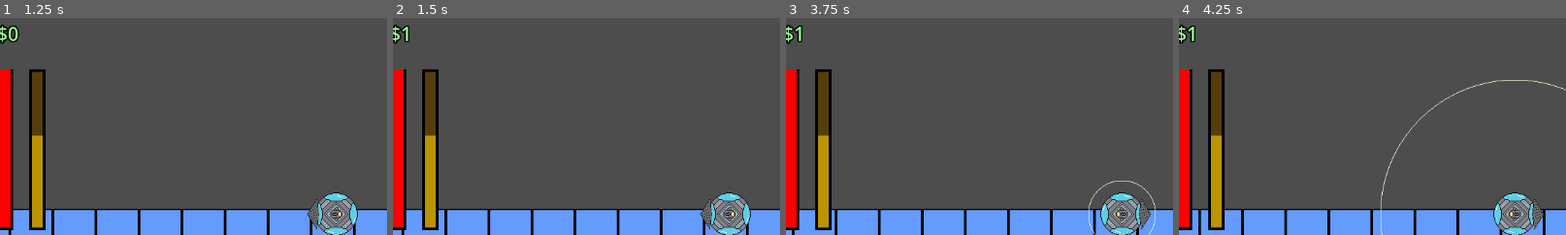
Above: before the commit, frames 1-4 (left to right).
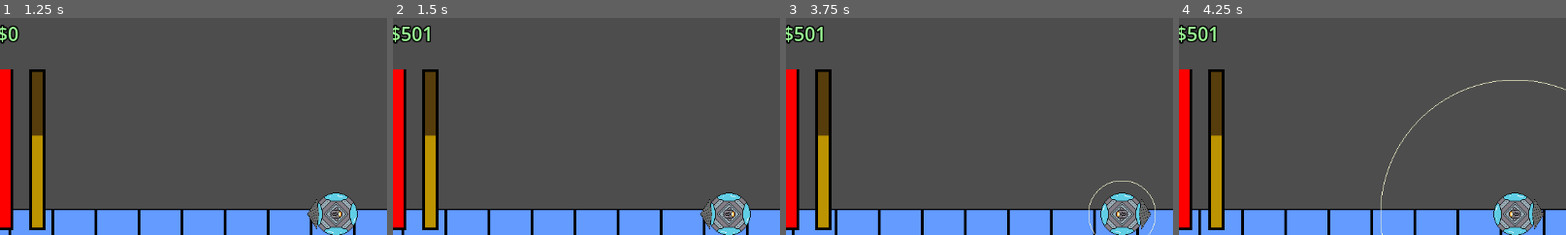
Above: after the commit, the same moments.

Repository: deruitda/ludum-dare-57
Game: Godot game, scene res://scenes/main.tscn
Two runs of this game, one before a commit and one after it. Both use one fixed random seed, a clock stepped at 60 frames per second and the inputs below.
Inputs (mouse positions are % of the whole screen's width and height, from its top left):
- Up to frame 1 (1.25 s): click "Add Material 0" at 0.5 s
- Up to frame 2 (1.5 s): click "+$1" at 1.25 s
- Up to frame 3 (3.75 s): click "Sell Cargo" at 2 s; click (94, 10) at 2.75 s; tap Enter at 3.5 s; hold D (move_right) from 3.53 s (still down); tap R at 3.6 s
- Up to frame 4 (4.25 s): keep holding D (move_right)
The pictures show only the part of the screen within x 7-57%, y 5-55%; the shares and areas given below are measured in that part.

Frame 1 is identical in both runs. In frame 2, 0.5% of the frame differs, in the area x 2-10%, y 3-12%; in frame 3, 0.5%; in frame 4, 0.5%.

Commit message:
functioning store with hull items, but not added to main game yet

Diff:
--- a/global/game_state.gd
+++ b/global/game_state.gd
@@ -1,6 +1,6 @@
 extends Node
 
-@export var money_collected: int = 0
+@export var money_collected: int = 500
 @export var max_cargo_weight: int = 10
 var current_cargo_weight: int = 0
 var current_cargo_value: int = 0
@@ -12,6 +12,7 @@
 	SignalBus.add_money_collected.connect(_on_add_money_collected)
 	SignalBus.add_cargo.connect(_on_add_cargo)
 	SignalBus.sell_cargo.connect(_on_sell_cargo)
+	SignalBus.purchase_upgrade.connect(_on_purchase_upgrade)
 
 func _on_add_money_collected(money_paid: int) -> void:
 	money_collected += money_paid
@@ -39,3 +40,10 @@
 	current_cargo_value = 0
 	current_cargo_weight = 0
 	SignalBus.cargo_updated.emit()
+
+func _on_purchase_upgrade(shop_item_resource: ShopItemResource) -> void:
+	assert(money_collected >= shop_item_resource.price)
+	money_collected -= shop_item_resource.price
+	shop_item_resource.item_resource.is_unlocked = true
+	SignalBus.money_collected_updated.emit()
+	SignalBus.purchase_completed.emit(shop_item_resource)
--- a/global/signal_bus.gd
+++ b/global/signal_bus.gd
@@ -15,6 +15,10 @@
 signal submarine_destroyed()
 signal resource_pinged(coords: Vector2, tile_resource: TileResource)
 
-#Status Signals
+# Status Signals
 signal set_current_depth(depth: float)
 signal set_normalized_depth_percentage(depth: float)
+
+# Shop Signals
+signal purchase_upgrade(shop_item_resource: ShopItemResource)
+signal purchase_completed(updated_shop_item_resource: ShopItemResource)
--- a/scenes/main.tscn
+++ b/scenes/main.tscn
@@ -1,13 +1,12 @@
-[gd_scene load_steps=5 format=4 uid="uid://s0ba74cuy8uh"]
+[gd_scene load_steps=6 format=4 uid="uid://s0ba74cuy8uh"]
 
 [ext_resource type="PackedScene" uid="uid://btknplgeb70by" path="res://scenes/map/tile_map_layer.tscn" id="1_0wfyh"]
 [ext_resource type="PackedScene" uid="uid://y7i0qucf3p8i" path="res://scenes/hud/hud.tscn" id="1_jyhfs"]
 [ext_resource type="PackedScene" uid="uid://cws16jfeq8cd2" path="res://scenes/submarine/submarine.tscn" id="2_sugp2"]
 [ext_resource type="PackedScene" uid="uid://ce0kl0dk0xdtq" path="res://scenes/core/audio_controller.tscn" id="3_sugp2"]
+[ext_resource type="PackedScene" uid="uid://ng3xa25mlxkb" path="res://scenes/shop/shop.tscn" id="5_tbgi4"]
 
 [node name="Main" type="Node2D"]
-
-[node name="Hud" parent="." instance=ExtResource("1_jyhfs")]
 
 [node name="Map" parent="." instance=ExtResource("1_0wfyh")]
 tile_map_data = PackedByteArray("AAB2AAAAAAADAAAAAAB2AAEAAAADAAAAAAB2AAIAAAADAAAAAAB2AAMAAAADAAAAAAB2AAQAAAADAAAAAAB2AA …(216944 unchanged characters)…
@@ -19,3 +18,8 @@
 
 [node name="audio_controller" parent="Map/Submarine" instance=ExtResource("3_sugp2")]
 position = Vector2(-1408, -40)
+
+[node name="Hud" parent="." instance=ExtResource("1_jyhfs")]
+
+[node name="Shop" parent="." instance=ExtResource("5_tbgi4")]
+visible = false
--- a/scenes/map/tiles/bedrock.tres
+++ b/scenes/map/tiles/bedrock.tres
@@ -1,4 +1,4 @@
-[gd_resource type="Resource" script_class="MineralResource" load_steps=2 format=3 uid="uid://bs3ippusmw88v"]
+[gd_resource type="Resource" script_class="TileResource" load_steps=2 format=3 uid="uid://bs3ippusmw88v"]
 
 [ext_resource type="Script" uid="uid://joiabccf67iw" path="res://scenes/map/tile_resource/tile_resource.gd" id="1_j77bh"]
 
--- /dev/null
+++ b/scenes/shop/shop.gd
@@ -0,0 +1 @@
+extends CanvasLayer
--- /dev/null
+++ b/scenes/shop/shop.tscn
@@ -0,0 +1,186 @@
+[gd_scene load_steps=8 format=3 uid="uid://ng3xa25mlxkb"]
+
+[ext_resource type="Script" uid="uid://d48c851g4ll6" path="res://scenes/shop/shop.gd" id="1_100s2"]
+[ext_resource type="PackedScene" uid="uid://cy1wj7klhfd73" path="res://scenes/shop/shop_button/shop_button.tscn" id="2_qaxay"]
+[ext_resource type="Resource" uid="uid://dmpoqxglxk5uf" path="res://scenes/shop/shop_items/hull_upgrade_zone_2.tres" id="3_7lxhl"]
+[ext_resource type="Resource" uid="uid://4pvlb17qoys7" path="res://scenes/shop/shop_items/hull_upgrade_zone_3.tres" id="4_jp048"]
+[ext_resource type="Resource" uid="uid://3fksypnf7kqw" path="res://scenes/shop/shop_items/hull_upgrade_zone_4.tres" id="5_ctpgp"]
+
+[sub_resource type="StyleBoxFlat" id="StyleBoxFlat_7r02r"]
+content_margin_left = 12.0
+content_margin_top = 6.0
+content_margin_right = 12.0
+content_margin_bottom = 6.0
+bg_color = Color(0.999856, 0.30991, 0.270574, 1)
+
+[sub_resource type="StyleBoxFlat" id="StyleBoxFlat_100s2"]
+content_margin_left = 12.0
+content_margin_top = 6.0
+content_margin_right = 12.0
+content_margin_bottom = 6.0
+bg_color = Color(0, 0.480457, 0.197984, 1)
+
+[node name="Shop" type="CanvasLayer"]
+script = ExtResource("1_100s2")
+
+[node name="ShopContainer" type="Control" parent="."]
+layout_mode = 3
+anchors_preset = 8
+anchor_left = 0.5
+anchor_top = 0.5
+anchor_right = 0.5
+anchor_bottom = 0.5
+offset_left = -20.0
+offset_top = -20.0
+offset_right = 20.0
+offset_bottom = 20.0
+grow_horizontal = 2
+grow_vertical = 2
+
+[node name="ColorRect" type="ColorRect" parent="ShopContainer"]
+layout_mode = 1
+anchors_preset = 8
+anchor_left = 0.5
+anchor_top = 0.5
+anchor_right = 0.5
+anchor_bottom = 0.5
+offset_left = -300.0
+offset_top = -210.0
+offset_right = 300.0
+offset_bottom = 210.0
+grow_horizontal = 2
+grow_vertical = 2
+color = Color(0.71347, 0.600358, 0.401854, 1)
+
+[node name="MarginContainer" type="MarginContainer" parent="ShopContainer/ColorRect"]
+layout_mode = 1
+anchors_preset = 15
+anchor_right = 1.0
+anchor_bottom = 1.0
+grow_horizontal = 2
+grow_vertical = 2
+theme_override_constants/margin_left = 24
+theme_override_constants/margin_top = 24
+theme_override_constants/margin_right = 24
+theme_override_constants/margin_bottom = 24
+
+[node name="VBoxContainer" type="VBoxContainer" parent="ShopContainer/ColorRect/MarginContainer"]
+layout_mode = 2
+theme_override_constants/separation = 24
+
+[node name="Title" type="RichTextLabel" parent="ShopContainer/ColorRect/MarginContainer/VBoxContainer"]
+layout_mode = 2
+size_flags_vertical = 0
+text = "SHOP UGRADES"
+fit_content = true
+scroll_active = false
+horizontal_alignment = 1
+
+[node name="ShopItemsContainer" type="HBoxContainer" parent="ShopContainer/ColorRect/MarginContainer/VBoxContainer"]
+layout_mode = 2
+size_flags_vertical = 3
+theme_override_constants/separation = 24
+
+[node name="HullUpgradesVBoxContainer" type="VBoxContainer" parent="ShopContainer/ColorRect/MarginContainer/VBoxContainer/ShopItemsContainer"]
+layout_mode = 2
+size_flags_horizontal = 3
+
+[node name="CategoryLabel" type="Label" parent="ShopContainer/ColorRect/MarginContainer/VBoxContainer/ShopItemsContainer/HullUpgradesVBoxContainer"]
+layout_mode = 2
+text = "Hull"
+horizontal_alignment = 1
+
+[node name="HullLevel2Button" parent="ShopContainer/ColorRect/MarginContainer/VBoxContainer/ShopItemsContainer/HullUpgradesVBoxContainer" instance=ExtResource("2_qaxay")]
+layout_mode = 2
+tooltip_text = "Survive Zone 2"
+text = "Armor 2"
+shop_item_resource = ExtResource("3_7lxhl")
+
+[node name="HullLevel3Button2" parent="ShopContainer/ColorRect/MarginContainer/VBoxContainer/ShopItemsContainer/HullUpgradesVBoxContainer" instance=ExtResource("2_qaxay")]
+layout_mode = 2
+tooltip_text = "Survive Zone 3"
+disabled = true
+text = "Armor 3"
+shop_item_resource = ExtResource("4_jp048")
+
+[node name="HullLevel4Button" parent="ShopContainer/ColorRect/MarginContainer/VBoxContainer/ShopItemsContainer/HullUpgradesVBoxContainer" instance=ExtResource("2_qaxay")]
+layout_mode = 2
+tooltip_text = "Survive Zone 4"
+disabled = true
+text = "Armor 4"
+shop_item_resource = ExtResource("5_ctpgp")
+
+[node name="FlashlightUpgradesVBoxContainer2" type="VBoxContainer" parent="ShopContainer/ColorRect/MarginContainer/VBoxContainer/ShopItemsContainer"]
+layout_mode = 2
+size_flags_horizontal = 3
+
+[node name="CategoryLabel" type="Label" parent="ShopContainer/ColorRect/MarginContainer/VBoxContainer/ShopItemsContainer/FlashlightUpgradesVBoxContainer2"]
+layout_mode = 2
+text = "Flashlight"
+horizontal_alignment = 1
+
+[node name="FlashlightLevel2Button" type="Button" parent="ShopContainer/ColorRect/MarginContainer/VBoxContainer/ShopItemsContainer/FlashlightUpgradesVBoxContainer2"]
+custom_minimum_size = Vector2(0, 64)
+layout_mode = 2
+text = "Level 2"
+
+[node name="FlashlightLevel3Button" type="Button" parent="ShopContainer/ColorRect/MarginContainer/VBoxContainer/ShopItemsContainer/FlashlightUpgradesVBoxContainer2"]
+custom_minimum_size = Vector2(0, 64)
+layout_mode = 2
+text = "Level 3"
+
+[node name="RadarUpgradesVBoxContainer3" type="VBoxContainer" parent="ShopContainer/ColorRect/MarginContainer/VBoxContainer/ShopItemsContainer"]
+layout_mode = 2
+size_flags_horizontal = 3
+
+[node name="CategoryLabel" type="Label" parent="ShopContainer/ColorRect/MarginContainer/VBoxContainer/ShopItemsContainer/RadarUpgradesVBoxContainer3"]
+layout_mode = 2
+text = "Radar"
+horizontal_alignment = 1
+
+[node name="RadarLevel2Button" type="Button" parent="ShopContainer/ColorRect/MarginContainer/VBoxContainer/ShopItemsContainer/RadarUpgradesVBoxContainer3"]
+custom_minimum_size = Vector2(0, 64)
+layout_mode = 2
+text = "Level 2"
+
+[node name="RadarLevel3Button" type="Button" parent="ShopContainer/ColorRect/MarginContainer/VBoxContainer/ShopItemsContainer/RadarUpgradesVBoxContainer3"]
+custom_minimum_size = Vector2(0, 64)
+layout_mode = 2
+text = "Level 3"
+
+[node name="DrillUpgradesVBoxContainer4" type="VBoxContainer" parent="ShopContainer/ColorRect/MarginContainer/VBoxContainer/ShopItemsContainer"]
+layout_mode = 2
+size_flags_horizontal = 3
+
+[node name="CategoryLabel" type="Label" parent="ShopContainer/ColorRect/MarginContainer/VBoxContainer/ShopItemsContainer/DrillUpgradesVBoxContainer4"]
+layout_mode = 2
+text = "Drill"
+horizontal_alignment = 1
+
+[node name="DrillLevel2Button" type="Button" parent="ShopContainer/ColorRect/MarginContainer/VBoxContainer/ShopItemsContainer/DrillUpgradesVBoxContainer4"]
+custom_minimum_size = Vector2(0, 64)
+layout_mode = 2
+text = "Level 2"
+
+[node name="DrillLevel3Button" type="Button" parent="ShopContainer/ColorRect/MarginContainer/VBoxContainer/ShopItemsContainer/DrillUpgradesVBoxContainer4"]
+custom_minimum_size = Vector2(0, 64)
+layout_mode = 2
+text = "Level 3"
+
+[node name="ShopActionsContainer" type="HBoxContainer" parent="ShopContainer/ColorRect/MarginContainer/VBoxContainer"]
+layout_mode = 2
+size_flags_vertical = 10
+
+[node name="CancelButton" type="Button" parent="ShopContainer/ColorRect/MarginContainer/VBoxContainer/ShopActionsContainer"]
+layout_mode = 2
+size_flags_horizontal = 2
+size_flags_vertical = 8
+theme_override_styles/normal = SubResource("StyleBoxFlat_7r02r")
+text = "Cancel"
+
+[node name="ConfirmButton" type="Button" parent="ShopContainer/ColorRect/MarginContainer/VBoxContainer/ShopActionsContainer"]
+layout_mode = 2
+size_flags_horizontal = 10
+size_flags_vertical = 8
+theme_override_styles/normal = SubResource("StyleBoxFlat_100s2")
+text = "Confirm"
--- /dev/null
+++ b/scenes/shop/shop_button/shop_button.gd
@@ -0,0 +1,54 @@
+extends Button
+class_name ShopButton
+
+@onready var price_label = %PriceLabel
+
+@export var shop_item_resource: ShopItemResource
+
+func _ready():
+	SignalBus.money_collected_updated.connect(_on_money_collected_updated)
+	SignalBus.purchase_completed.connect(_on_purchase_completed)
+
+	# Init price text based on the shop item resource
+	if shop_item_resource and "$" + str(shop_item_resource.price) != price_label.text:
+		price_label.text = "$" + str(shop_item_resource.price)
+
+	set_price_label_color()
+	set_button_disabled()
+
+func _on_pressed() -> void:
+	# If able to purchase the item, signal the purchase
+	if is_player_able_to_purchase_item():
+		SignalBus.purchase_upgrade.emit(shop_item_resource)
+
+func _on_money_collected_updated() -> void:
+	set_price_label_color()
+	set_button_disabled()
+
+func _on_purchase_completed(purchased_shop_item_resource: ShopItemResource):
+	if (purchased_shop_item_resource == shop_item_resource):
+		price_label.text = "Purchased"
+
+# Player is not able to purchase the button if any of the conditions are true:
+#   1. There is no Shop Item Resource set for the Shop Button
+#   2. The Shop Item is locked behind another Shop Resource
+#   3. The Shop Item has already been purchased
+#   4. The player cannot afford the Shop Item
+func is_player_able_to_purchase_item() -> bool:
+	return ((shop_item_resource != null)
+	and (shop_item_resource.unlocked_by_item_resource
+	and shop_item_resource.unlocked_by_item_resource.is_unlocked == true)
+	and (shop_item_resource.item_resource and shop_item_resource.item_resource.is_unlocked == false)
+	and (GameState.money_collected >= shop_item_resource.price ))
+
+# Button is disabled if the player is not able to purchase the item
+func set_button_disabled() -> void:
+	$".".disabled = !is_player_able_to_purchase_item()
+
+func set_price_label_color() -> void:
+	# Set price color to red if the player cannot afford the item AND it hasn't been purchased yet
+	if shop_item_resource and shop_item_resource.item_resource.is_unlocked == false and  shop_item_resource.price > GameState.money_collected:
+		price_label.set("theme_override_colors/font_color", "#ff0000")
+	# Otherwise, set the color to green
+	else:
+		price_label.set("theme_override_colors/font_color", "#00ff00")
--- /dev/null
+++ b/scenes/shop/shop_button/shop_button.tscn
@@ -0,0 +1,53 @@
+[gd_scene load_steps=5 format=3 uid="uid://cy1wj7klhfd73"]
+
+[ext_resource type="StyleBox" uid="uid://bagtovoit5acb" path="res://scenes/shop/shop_button/shop_button_styles.tres" id="1_3dyx3"]
+[ext_resource type="Script" uid="uid://dptm0n782qvlu" path="res://scenes/shop/shop_button/shop_button.gd" id="1_gukhv"]
+
+[sub_resource type="StyleBoxFlat" id="StyleBoxFlat_fygic"]
+content_margin_left = 12.0
+content_margin_top = 6.0
+content_margin_right = 12.0
+content_margin_bottom = 22.0
+bg_color = Color(0, 0, 0, 0.294118)
+
+[sub_resource type="StyleBoxFlat" id="StyleBoxFlat_3dyx3"]
+content_margin_left = 12.0
+content_margin_top = 6.0
+content_margin_right = 12.0
+content_margin_bottom = 22.0
+bg_color = Color(0, 0, 0, 0.603922)
+
+[node name="ShopButton" type="Button"]
+custom_minimum_size = Vector2(0, 64)
+anchors_preset = 10
+anchor_right = 1.0
+offset_bottom = 31.0
+grow_horizontal = 2
+mouse_default_cursor_shape = 2
+theme_override_styles/disabled = SubResource("StyleBoxFlat_fygic")
+theme_override_styles/hover = SubResource("StyleBoxFlat_3dyx3")
+theme_override_styles/pressed = ExtResource("1_3dyx3")
+theme_override_styles/normal = ExtResource("1_3dyx3")
+text = "Level 2"
+script = ExtResource("1_gukhv")
+
+[node name="PriceLabel" type="Label" parent="."]
+unique_name_in_owner = true
+layout_mode = 1
+anchors_preset = 7
+anchor_left = 0.5
+anchor_top = 1.0
+anchor_right = 0.5
+anchor_bottom = 1.0
+offset_left = -20.0
+offset_top = -29.0
+offset_right = 20.0
+offset_bottom = -6.0
+grow_horizontal = 2
+grow_vertical = 0
+theme_override_colors/font_color = Color(0, 1, 0, 1)
+text = "$100"
+horizontal_alignment = 1
+justification_flags = 162
+
+[connection signal="pressed" from="." to="." method="_on_pressed"]
--- /dev/null
+++ b/scenes/shop/shop_button/shop_button_styles.tres
@@ -0,0 +1,8 @@
+[gd_resource type="StyleBoxFlat" format=3 uid="uid://bagtovoit5acb"]
+
+[resource]
+content_margin_left = 12.0
+content_margin_top = 6.0
+content_margin_right = 12.0
+content_margin_bottom = 22.0
+bg_color = Color(0, 0, 0, 0.439216)
--- /dev/null
+++ b/scenes/shop/shop_items/hull_upgrade_zone_2.tres
@@ -0,0 +1,12 @@
+[gd_resource type="Resource" script_class="ShopItemResource" load_steps=4 format=3 uid="uid://dmpoqxglxk5uf"]
+
+[ext_resource type="Resource" uid="uid://deohy8pv6vau6" path="res://scenes/submarine/hull/hulls/hull_zone_2.tres" id="1_rt0wn"]
+[ext_resource type="Script" uid="uid://dq388fj72n7ck" path="res://scenes/shop/shop_items/shop_item.gd" id="2_n4bbn"]
+[ext_resource type="Resource" uid="uid://bef84krj3d14a" path="res://scenes/submarine/hull/hulls/hull_zone_1.tres" id="3_n4bbn"]
+
+[resource]
+script = ExtResource("2_n4bbn")
+price = 200
+tooltip = "Survive Zone 2"
+unlocked_by_item_resource = ExtResource("3_n4bbn")
+item_resource = ExtResource("1_rt0wn")
--- /dev/null
+++ b/scenes/shop/shop_items/hull_upgrade_zone_3.tres
@@ -0,0 +1,12 @@
+[gd_resource type="Resource" script_class="ShopItemResource" load_steps=4 format=3 uid="uid://4pvlb17qoys7"]
+
+[ext_resource type="Resource" uid="uid://bi71cms3b1ptx" path="res://scenes/submarine/hull/hulls/hull_zone_3.tres" id="1_ldeuc"]
+[ext_resource type="Script" uid="uid://dq388fj72n7ck" path="res://scenes/shop/shop_items/shop_item.gd" id="2_rt03e"]
+[ext_resource type="Resource" uid="uid://deohy8pv6vau6" path="res://scenes/submarine/hull/hulls/hull_zone_2.tres" id="3_rt03e"]
+
+[resource]
+script = ExtResource("2_rt03e")
+price = 300
+tooltip = "Survive Zone 3"
+unlocked_by_item_resource = ExtResource("3_rt03e")
+item_resource = ExtResource("1_ldeuc")
--- /dev/null
+++ b/scenes/shop/shop_items/hull_upgrade_zone_4.tres
@@ -0,0 +1,12 @@
+[gd_resource type="Resource" script_class="ShopItemResource" load_steps=4 format=3 uid="uid://3fksypnf7kqw"]
+
+[ext_resource type="Resource" uid="uid://4l2sivmx6wjc" path="res://scenes/submarine/hull/hulls/hull_zone_4.tres" id="1_ewe4g"]
+[ext_resource type="Script" uid="uid://dq388fj72n7ck" path="res://scenes/shop/shop_items/shop_item.gd" id="2_dy4pa"]
+[ext_resource type="Resource" uid="uid://bi71cms3b1ptx" path="res://scenes/submarine/hull/hulls/hull_zone_3.tres" id="3_ewe4g"]
+
+[resource]
+script = ExtResource("2_dy4pa")
+price = 400
+tooltip = "Survive Zone 4"
+unlocked_by_item_resource = ExtResource("3_ewe4g")
+item_resource = ExtResource("1_ewe4g")
--- /dev/null
+++ b/scenes/shop/shop_items/shop_item.gd
@@ -0,0 +1,7 @@
+extends Resource
+class_name ShopItemResource
+
+@export var price: int
+@export var tooltip: String
+@export var unlocked_by_item_resource: Resource
+@export var item_resource: Resource
--- a/scenes/submarine/hull/hull_resource.gd
+++ b/scenes/submarine/hull/hull_resource.gd
@@ -1,4 +1,4 @@
-extends Resource
+extends UpgradeResource
 class_name HullResource
 
 @export var max_depth_percentage_for_full_integrity: float
--- a/scenes/submarine/hull/hulls/hull_zone_1.tres
+++ b/scenes/submarine/hull/hulls/hull_zone_1.tres
@@ -5,4 +5,5 @@
 [resource]
 script = ExtResource("1_n0l1y")
 max_depth_percentage_for_full_integrity = 0.333
+is_unlocked = true
 metadata/_custom_type_script = "uid://ccqnu1nqw7xs8"
--- a/scenes/submarine/hull/hulls/hull_zone_2.tres
+++ b/scenes/submarine/hull/hulls/hull_zone_2.tres
@@ -5,4 +5,5 @@
 [resource]
 script = ExtResource("1_reyo7")
 max_depth_percentage_for_full_integrity = 0.667
+is_unlocked = false
 metadata/_custom_type_script = "uid://ccqnu1nqw7xs8"
--- a/scenes/submarine/hull/hulls/hull_zone_3.tres
+++ b/scenes/submarine/hull/hulls/hull_zone_3.tres
@@ -1,8 +1,11 @@
-[gd_resource type="Resource" script_class="HullResource" load_steps=2 format=3 uid="uid://bi71cms3b1ptx"]
+[gd_resource type="Resource" script_class="HullResource" load_steps=3 format=3 uid="uid://bi71cms3b1ptx"]
 
 [ext_resource type="Script" uid="uid://ccqnu1nqw7xs8" path="res://scenes/submarine/hull/hull_resource.gd" id="1_qffpm"]
+[ext_resource type="Resource" uid="uid://deohy8pv6vau6" path="res://scenes/submarine/hull/hulls/hull_zone_2.tres" id="2_8qdjl"]
 
 [resource]
 script = ExtResource("1_qffpm")
 max_depth_percentage_for_full_integrity = 1.0
+unlocked_by_upgrade_resource = ExtResource("2_8qdjl")
+is_purchased = false
 metadata/_custom_type_script = "uid://ccqnu1nqw7xs8"
--- /dev/null
+++ b/scenes/submarine/hull/hulls/hull_zone_4.tres
@@ -0,0 +1,9 @@
+[gd_resource type="Resource" script_class="HullResource" load_steps=2 format=3 uid="uid://4l2sivmx6wjc"]
+
+[ext_resource type="Script" uid="uid://ccqnu1nqw7xs8" path="res://scenes/submarine/hull/hull_resource.gd" id="1_hyi7o"]
+
+[resource]
+script = ExtResource("1_hyi7o")
+max_depth_percentage_for_full_integrity = 2.0
+is_unlocked = false
+metadata/_custom_type_script = "uid://ccqnu1nqw7xs8"
--- /dev/null
+++ b/scenes/submarine/upgrades/upgrade_resource.gd
@@ -0,0 +1,4 @@
+extends Resource
+class_name UpgradeResource
+
+@export var is_unlocked: bool
--- a/scenes/test/nick-test.tscn
+++ /dev/null
@@ -1,16 +0,0 @@
-[gd_scene load_steps=4 format=3 uid="uid://di5u2cu2ham0d"]
-
-[ext_resource type="PackedScene" uid="uid://btknplgeb70by" path="res://scenes/map/tile_map_layer.tscn" id="1_wr3ja"]
-[ext_resource type="PackedScene" uid="uid://cws16jfeq8cd2" path="res://scenes/submarine/submarine.tscn" id="2_8i3i1"]
-[ext_resource type="PackedScene" uid="uid://y7i0qucf3p8i" path="res://scenes/hud/hud.tscn" id="3_vx07x"]
-
-[node name="NickTest" type="Node2D"]
-
-[node name="Hud" parent="." instance=ExtResource("3_vx07x")]
-
-[node name="Map" parent="." instance=ExtResource("1_wr3ja")]
-
-[node name="Submarine" parent="Map" instance=ExtResource("2_8i3i1")]
-position = Vector2(1408, 40)
-
-[node name="Camera2D" type="Camera2D" parent="Map/Submarine"]
Not shown, added: scenes/shop/shop.gd.uid
Not shown, added: scenes/shop/shop_button/shop_button.gd.uid
Not shown, added: scenes/shop/shop_items/shop_item.gd.uid
Not shown, added: scenes/submarine/upgrades/upgrade_resource.gd.uid
